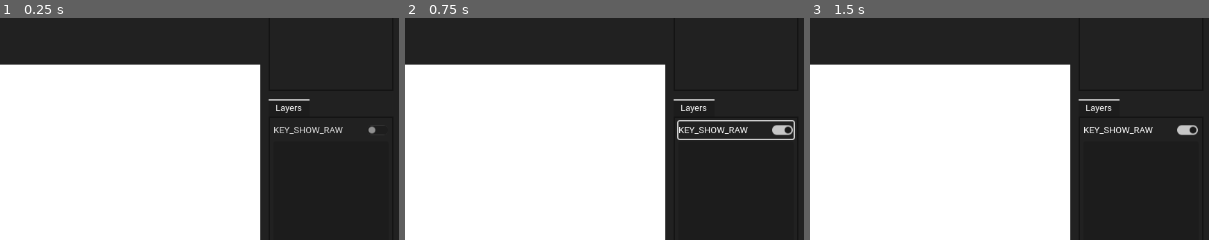
Above: before the commit, frames 1-3 (left to right).
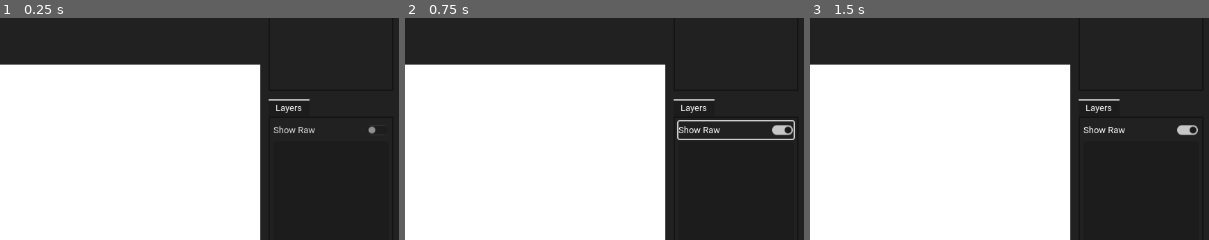
Above: after the commit, the same moments.

Repository: XandeKK/TypeBubbleX
Game: Godot game, scene res://src/main.tscn
Two runs of this game, one before a commit and one after it. Both use one fixed random seed, a clock stepped at 60 frames per second and the inputs below.
Inputs:
- Up to frame 1 (0.25 s): no input
- Up to frame 2 (0.75 s): click "KEY_SHOW_RAW" (after the commit: "Show Raw") at 0.5 s
- Up to frame 3 (1.5 s): click "<" at 1.25 s
The pictures show only the part of the screen within x 50-100%, y 42-91%; the shares and areas given below are measured in that part.

The runs differ from the first frame. In frame 1, 0.3% of the frame differs, in the area x 68-86%, y 48-53%; in frame 2, 0.3%; in frame 3, 0.3%.

Commit message:
Add language change setting

Diff:
--- a/Assets/Translations/translations.csv
+++ b/Assets/Translations/translations.csv
@@ -1,5 +1,6 @@
 "key","en","pt_BR"
 "KEY_FILE","File","Arquivo"
+"KEY_LANGUAGE","Language","Língua"
 "KEY_HELP","Help","Ajuda"
 "KEY_OPEN","Open","Abrir"
 "KEY_SAVE","Save","Salvar"
--- a/src/Autload/preference.gd
+++ b/src/Autload/preference.gd
@@ -33,7 +33,13 @@
 }
 var default_colors : Dictionary = colors
 
+var languages : Array = [
+	'en',
+	'pt_BR'
+]
+
 var general : Dictionary = {
+	'language': languages[0],
 	'font_size': 12,
 	'raw_path': 'raw',
 	'cleaned_path': 'cleaned',
@@ -82,3 +88,7 @@
 
 func load_general() -> void:
 	theme.default_font_size = general.font_size
+	set_locale(general.language)
+
+func set_locale(language : String) -> void:
+	TranslationServer.set_locale(language)
--- a/src/UI/Body/layers_docker.tscn
+++ b/src/UI/Body/layers_docker.tscn
@@ -29,7 +29,7 @@
 [node name="ShowRawCheckButton" type="CheckButton" parent="ScrollContainer/MarginContainer/VBoxContainer"]
 layout_mode = 2
 tooltip_text = "KEY_ABOUT_SHOW_RAW"
-text = "KEY_SHOW_RAW "
+text = "KEY_SHOW_RAW"
 
 [node name="PanelContainer" type="PanelContainer" parent="ScrollContainer/MarginContainer/VBoxContainer"]
 custom_minimum_size = Vector2(0, 150)
--- a/src/UI/MenuBar/Fonts/FontsPanel/style_container.gd
+++ b/src/UI/MenuBar/Fonts/FontsPanel/style_container.gd
@@ -56,15 +56,27 @@
 	example_label.add_theme_font_size_override('font_size', value)
 
 func _on_embolden_input_changed(value):
+	if not font:
+		return
+
 	font.variation_embolden = value
 
 func _on_spacing_glyph_input_changed(value):
+	if not font:
+		return
+
 	font.spacing_glyph = value
 
 func _on_skew_input_changed(value):
+	if not font:
+		return
+
 	font.variation_transform.x.y = value
 
 func _on_save_button_pressed():
+	if not font:
+		return
+
 	FontConfigManager.edit_font(font_name, style_name, font)
 	Notification.message(tr('KEY_FONT_SAVED_SUCCESSFULLY'))
 	FontConfigManager.save_configuration()
--- a/src/UI/MenuBar/Preference/Scripts/general_panel.gd
+++ b/src/UI/MenuBar/Preference/Scripts/general_panel.gd
@@ -1,5 +1,6 @@
 extends PanelContainer
 
+@onready var language_option_button : OptionButton = $ScrollContainer/MarginContainer/VBoxContainer/HBoxContainer/LanguageOptionButton
 @onready var font_size : _Input = $ScrollContainer/MarginContainer/VBoxContainer/FontSizeInput
 @onready var raw_path : _Input = $ScrollContainer/MarginContainer/VBoxContainer/RawPathInput
 @onready var cleaned_path : _Input = $ScrollContainer/MarginContainer/VBoxContainer/CleanedPathInput
@@ -13,6 +14,9 @@
 @onready var zoom_rate : _Input = $ScrollContainer/MarginContainer/VBoxContainer/MarginContainer/VBoxContainer/ZoomRateInput
 
 func _ready():
+	for language in Preference.languages:
+		language_option_button.add_item(language)
+
 	font_size.default_value = Preference.default_general.font_size
 	raw_path.default_value = Preference.default_general.raw_path
 	cleaned_path.default_value = Preference.default_general.cleaned_path
@@ -69,3 +73,8 @@
 func _on_zoom_rate_input_changed(value):
 	Preference.general.camera.zoom_rate = value
 	Preference.save_configuration()
+
+func _on_language_option_button_item_selected(index):
+	Preference.general.language = Preference.languages[index]
+	Preference.set_locale(Preference.general.language)
+	Preference.save_configuration()
--- a/src/UI/MenuBar/Preference/general_panel.tscn
+++ b/src/UI/MenuBar/Preference/general_panel.tscn
@@ -27,6 +27,18 @@
 [node name="VBoxContainer" type="VBoxContainer" parent="ScrollContainer/MarginContainer"]
 layout_mode = 2
 
+[node name="HBoxContainer" type="HBoxContainer" parent="ScrollContainer/MarginContainer/VBoxContainer"]
+layout_mode = 2
+
+[node name="Label" type="Label" parent="ScrollContainer/MarginContainer/VBoxContainer/HBoxContainer"]
+layout_mode = 2
+size_flags_horizontal = 3
+text = "KEY_LANGUAGE"
+
+[node name="LanguageOptionButton" type="OptionButton" parent="ScrollContainer/MarginContainer/VBoxContainer/HBoxContainer"]
+layout_mode = 2
+size_flags_horizontal = 3
+
 [node name="FontSizeInput" parent="ScrollContainer/MarginContainer/VBoxContainer" instance=ExtResource("1_wfhle")]
 layout_mode = 2
 type = 2
@@ -47,8 +59,7 @@
 
 [node name="ServerLabel" type="Label" parent="ScrollContainer/MarginContainer/VBoxContainer"]
 layout_mode = 2
-text = "KEY_SERVER
-"
+text = "KEY_SERVER"
 
 [node name="MarginContainer2" type="MarginContainer" parent="ScrollContainer/MarginContainer/VBoxContainer"]
 layout_mode = 2
@@ -94,6 +105,7 @@
 name_label = "KEY_ZOOM_RATE"
 step = 0.1
 
+[connection signal="item_selected" from="ScrollContainer/MarginContainer/VBoxContainer/HBoxContainer/LanguageOptionButton" to="." method="_on_language_option_button_item_selected"]
 [connection signal="changed" from="ScrollContainer/MarginContainer/VBoxContainer/FontSizeInput" to="." method="_on_font_size_input_changed"]
 [connection signal="changed" from="ScrollContainer/MarginContainer/VBoxContainer/RawPathInput" to="." method="_on_raw_path_input_changed"]
 [connection signal="changed" from="ScrollContainer/MarginContainer/VBoxContainer/CleanedPathInput" to="." method="_on_cleaned_path_input_changed"]
--- a/src/UI/MenuBar/Scripts/file_popup_menu.gd
+++ b/src/UI/MenuBar/Scripts/file_popup_menu.gd
@@ -1,9 +1,13 @@
 extends PopupMenu
 
-@export var file_window : ConfirmationDialog
-@export var preference_window : Window
-@export var fonts_window : Window
-@export var patterns_window : Window
+@onready var file_window : PackedScene = load("res://src/UI/MenuBar/file_window.tscn")
+@onready var preference_window : PackedScene = load("res://src/UI/MenuBar/preference_window.tscn")
+@onready var fonts_window : PackedScene = load("res://src/UI/MenuBar/fonts_window.tscn")
+@onready var patterns_window : PackedScene = load("res://src/UI/MenuBar/patterns_window.tscn")
+#@export var file_window : ConfirmationDialog
+#@export var preference_window : Window
+#@export var fonts_window : Window
+#@export var patterns_window : Window
 
 var items : Array[Dictionary] = [
 	{
@@ -59,19 +63,27 @@
 		count+= 1
 
 func _on_open_selected() -> void:
-	file_window.show()
+	var window : ConfirmationDialog = file_window.instantiate()
+	get_tree().root.add_child(window)
+	window.show()
 
 func _on_save_selected() -> void:
 	FileHandler.save()
 
 func _on_preference_selected() -> void:
-	preference_window.show()
+	var window : Window = preference_window.instantiate()
+	get_tree().root.add_child(window)
+	window.show()
 
 func _on_fonts_selected() -> void:
-	fonts_window.show()
+	var window : Window = fonts_window.instantiate()
+	get_tree().root.add_child(window)
+	window.show()
 
 func _on_patterns_selected() -> void:
-	patterns_window.show()
+	var window : Window = patterns_window.instantiate()
+	get_tree().root.add_child(window)
+	window.show()
 
 func _on_id_pressed(id):
 	items[id].callable.call()
--- a/src/UI/MenuBar/Scripts/file_window.gd
+++ b/src/UI/MenuBar/Scripts/file_window.gd
@@ -29,9 +29,14 @@
 		'AI': ai.button_pressed,
 	})
 	hide()
+	queue_free()
 
 func _on_file_dialog_dir_selected(dir):
 	path.text = dir
 
 func _on_path_button_pressed():
 	file_dialog.show()
+
+func _on_canceled():
+	hide()
+	queue_free()
--- a/src/UI/MenuBar/Scripts/fonts_window.gd
+++ b/src/UI/MenuBar/Scripts/fonts_window.gd
@@ -2,3 +2,4 @@
 
 func _on_close_requested():
 	hide()
+	queue_free()
--- a/src/UI/MenuBar/Scripts/patterns_window.gd
+++ b/src/UI/MenuBar/Scripts/patterns_window.gd
@@ -2,3 +2,4 @@
 
 func _on_close_requested():
 	hide()
+	queue_free()
--- a/src/UI/MenuBar/Scripts/preference_window.gd
+++ b/src/UI/MenuBar/Scripts/preference_window.gd
@@ -2,3 +2,4 @@
 
 func _on_close_requested():
 	hide()
+	queue_free()
--- a/src/UI/MenuBar/file_window.tscn
+++ b/src/UI/MenuBar/file_window.tscn
@@ -103,6 +103,7 @@
 filters = PackedStringArray("*")
 use_native_dialog = true
 
+[connection signal="canceled" from="." to="." method="_on_canceled"]
 [connection signal="confirmed" from="." to="." method="_on_confirmed"]
 [connection signal="pressed" from="PanelContainer/MarginContainer/VBoxContainer/PathHBox/PathButton" to="." method="_on_path_button_pressed"]
 [connection signal="dir_selected" from="FileDialog" to="." method="_on_file_dialog_dir_selected"]
--- a/src/UI/MenuBar/preference_window.tscn
+++ b/src/UI/MenuBar/preference_window.tscn
@@ -24,7 +24,7 @@
 disable_3d = true
 title = "KEY_PREFERENCE"
 initial_position = 2
-size = Vector2i(600, 300)
+size = Vector2i(650, 450)
 transient = true
 unresizable = true
 script = ExtResource("1_18fxb")
--- a/src/UI/menu_bar.tscn
+++ b/src/UI/menu_bar.tscn
@@ -1,15 +1,11 @@
-[gd_scene load_steps=7 format=3 uid="uid://ds6j3c0qw36uk"]
+[gd_scene load_steps=3 format=3 uid="uid://ds6j3c0qw36uk"]
 
 [ext_resource type="Script" path="res://src/UI/MenuBar/Scripts/file_popup_menu.gd" id="1_rex3q"]
-[ext_resource type="PackedScene" uid="uid://btgx71jwsqhqp" path="res://src/UI/MenuBar/file_window.tscn" id="2_0ub8b"]
 [ext_resource type="Script" path="res://src/UI/MenuBar/Scripts/help_popup_menu.gd" id="2_s5xjn"]
-[ext_resource type="PackedScene" uid="uid://xmptrcx26v6r" path="res://src/UI/MenuBar/preference_window.tscn" id="3_odgaq"]
-[ext_resource type="PackedScene" uid="uid://b6ovvshp3qt62" path="res://src/UI/MenuBar/fonts_window.tscn" id="4_b4fhf"]
-[ext_resource type="PackedScene" uid="uid://hvps2g2a2xny" path="res://src/UI/MenuBar/patterns_window.tscn" id="6_nta08"]
 
 [node name="MenuBar" type="MenuBar"]
 
-[node name="KEY_FILE" type="PopupMenu" parent="." node_paths=PackedStringArray("file_window", "preference_window", "fonts_window", "patterns_window")]
+[node name="KEY_FILE" type="PopupMenu" parent="."]
 item_count = 6
 item_0/text = "KEY_OPEN"
 item_0/id = 0
@@ -26,10 +22,6 @@
 item_5/text = "KEY_FONTS"
 item_5/id = 4
 script = ExtResource("1_rex3q")
-file_window = NodePath("../FileWindow")
-preference_window = NodePath("../PreferenceWindow")
-fonts_window = NodePath("../FontsWindow")
-patterns_window = NodePath("../PatternsWindow")
 
 [node name="KEY_HELP" type="PopupMenu" parent="."]
 item_count = 4
@@ -43,16 +35,5 @@
 item_3/id = 3
 script = ExtResource("2_s5xjn")
 
-[node name="FileWindow" parent="." instance=ExtResource("2_0ub8b")]
-
-[node name="PreferenceWindow" parent="." instance=ExtResource("3_odgaq")]
-visible = false
-
-[node name="FontsWindow" parent="." instance=ExtResource("4_b4fhf")]
-visible = false
-
-[node name="PatternsWindow" parent="." instance=ExtResource("6_nta08")]
-visible = false
-
 [connection signal="id_pressed" from="KEY_FILE" to="KEY_FILE" method="_on_id_pressed"]
 [connection signal="id_pressed" from="KEY_HELP" to="KEY_HELP" method="_on_id_pressed"]
Binary file changed: Assets/Translations/translations.en.translation
Binary file changed: Assets/Translations/translations.pt_BR.translation
Not shown: 2 places in src/UI/MenuBar/preference_window.tscn that only renumber resources
